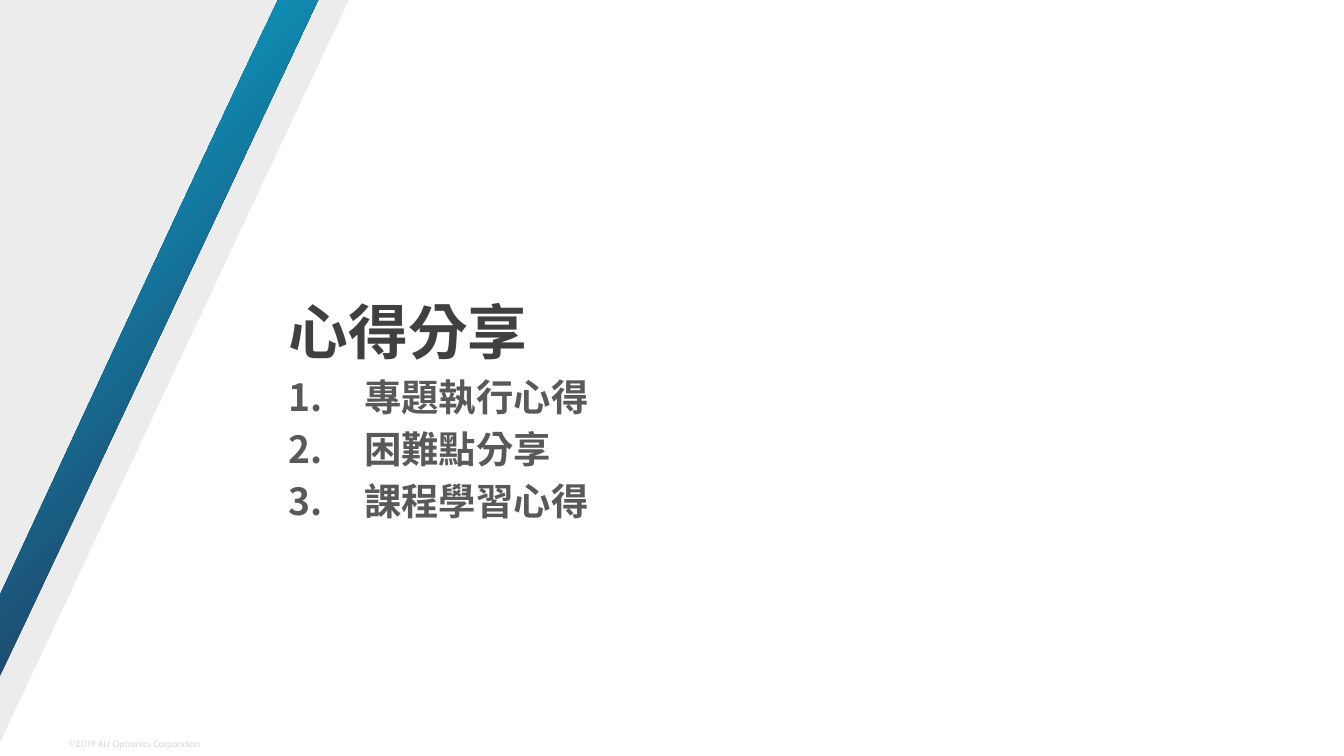
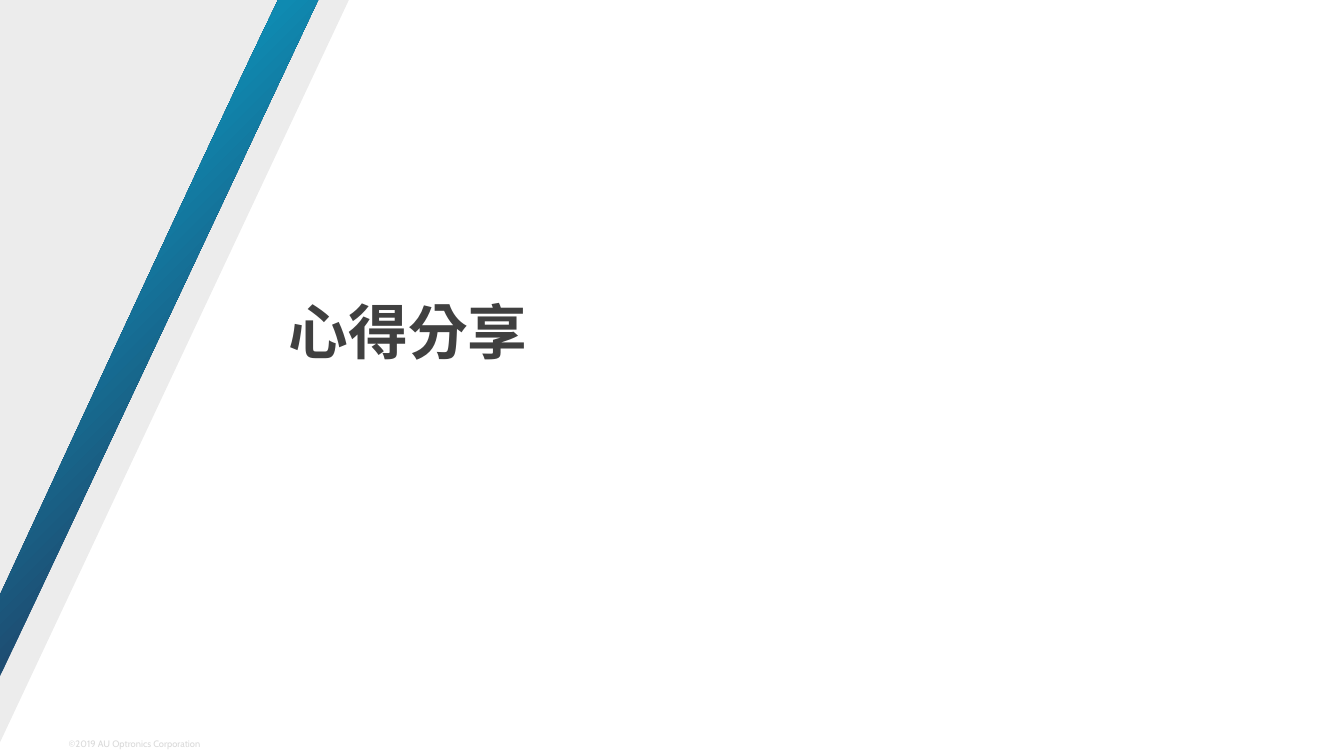
Before and after one commit to JoyLiii/temp, a slide deck: slide 14 of 學以致用_tarmap判讀與預警.pptx (slide 16 before the commit). Drawn at 1344x756 pixels with LibreOffice and Linux fonts; fonts in the diff are those of the drawing. Boxes give left, top, right and bottom in pixels: in the first picture for what was removed or moved away, otherwise in the second. Text is boxed around its words. In the diff, an @@ line names an element or a change of style, - is before the commit and + after.

```diff
--- a/學以致用_tarmap判讀與預警.pptx
+++ b/學以致用_tarmap判讀與預警.pptx
@@ text at [364, 379, 588, 519]: paragraphs removed @@
-1. 專題執行心得
-2. 困難點分享
-3. 課程學習心得
```
Also in this commit, not shown: 6 other slides changed, 6 slides added, 6 slides removed.
